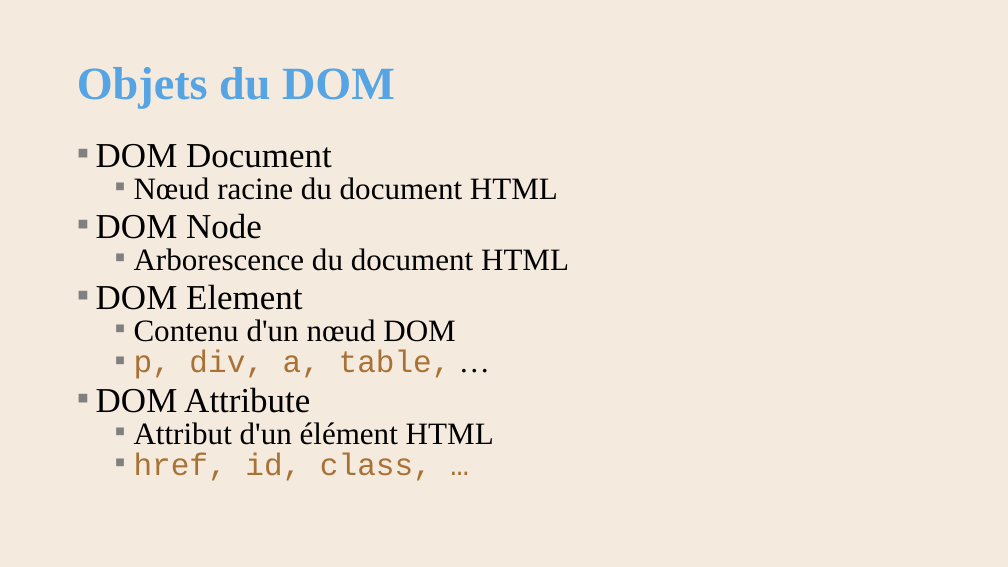
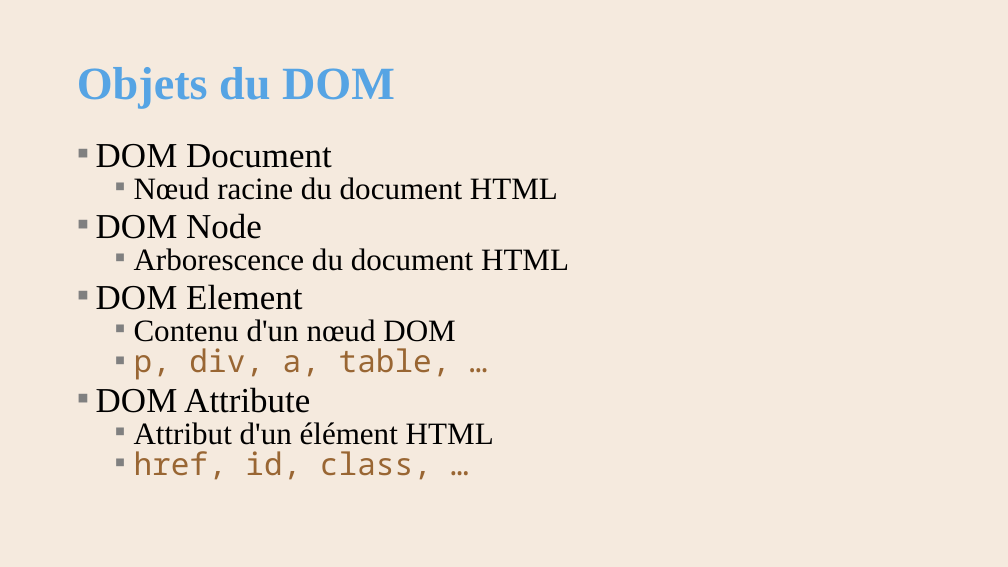
Before and after one commit to AlainWafflard/4IPW3, a slide deck: slide 27 of syllabus/17_javascript/syllabus_17_js.pptx. Drawn at 1008x567 pixels with LibreOffice and Linux fonts; fonts in the diff are those of the drawing; background and template pictures are left out. Boxes give left, top, right and bottom in pixels: in the first picture for what was removed or moved away, otherwise in the second. Text is boxed around its words. In the diff, an @@ line names an element or a change of style, - is before the commit and + after.

```diff
--- a/syllabus/17_javascript/syllabus_17_js.pptx
+++ b/syllabus/17_javascript/syllabus_17_js.pptx
@@ text at <box>134,348,451,480</box>: font Courier New to Noto Sans Mono, text colour #A87236 to #996633 in "p, div, a, table,", "href, id, class, …"; font Times New Roman to Noto Sans Mono, text colour #000000 to #996633 in "…" @@
```
Also in this commit, not shown: 40 other slides changed, 6 other files.
